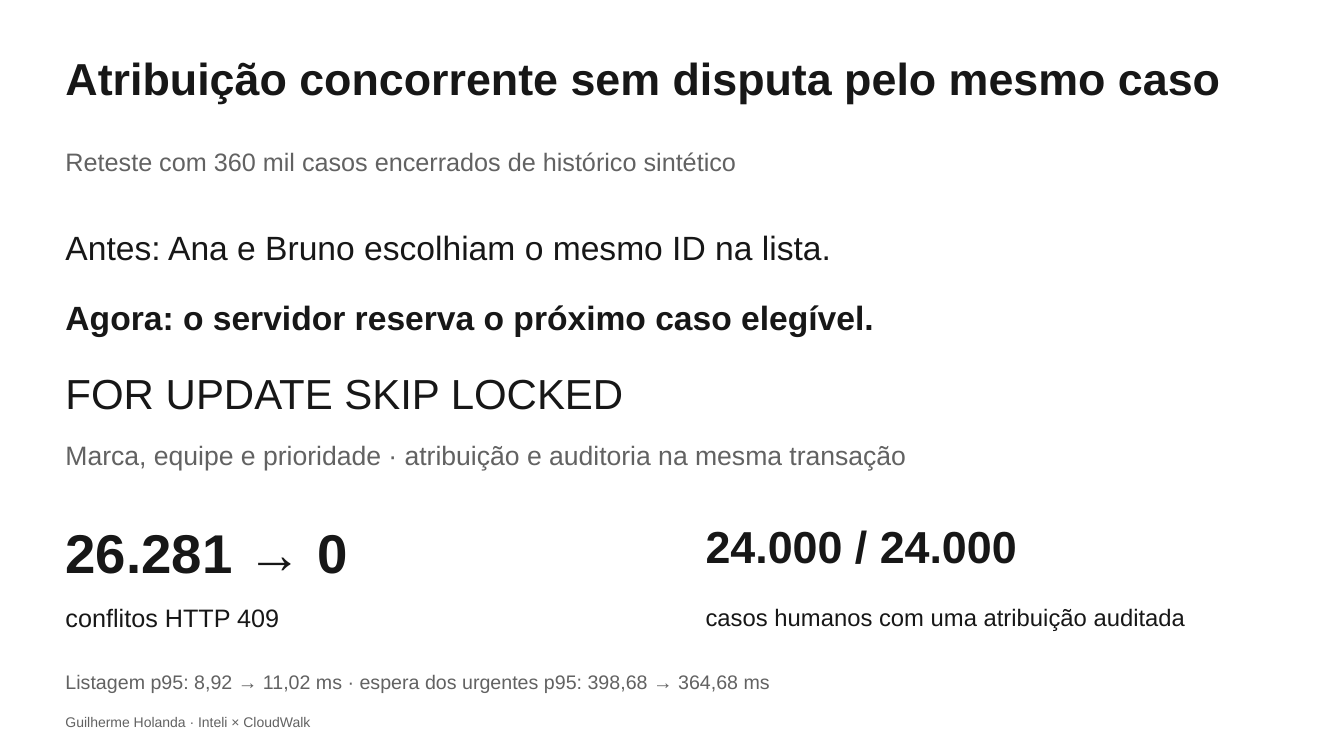
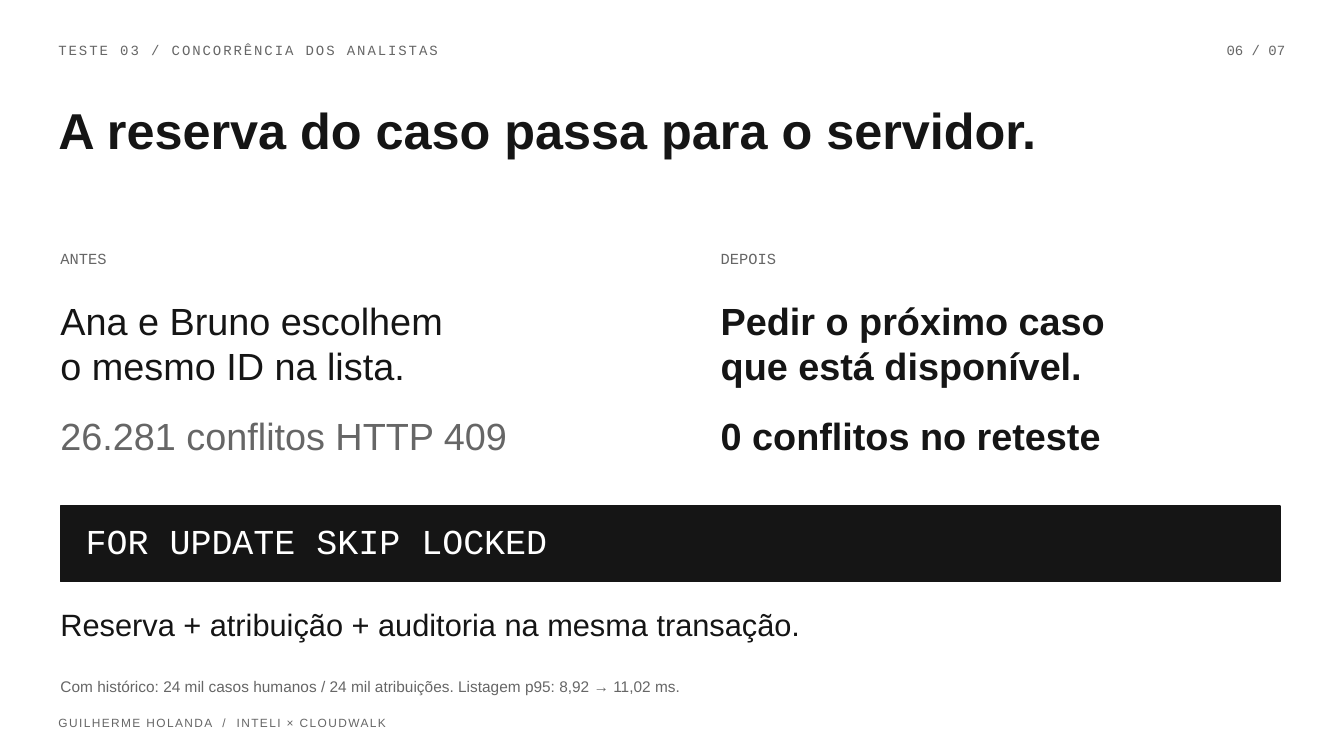
Before and after one commit to Gui0206/case-cloudwalk, a slide deck: slide 6 of Central-HelpDesk-Banca.pptx. Drawn at 1344x756 pixels with LibreOffice and Linux fonts; fonts in the diff are those of the drawing. Boxes give left, top, right and bottom in pixels: in the first picture for what was removed or moved away, otherwise in the second. Text is boxed around its words. In the diff, an @@ line names an element or a change of style, - is before the commit and + after.

Commit message:
Redesenha apresentação como pitch técnico com identidade CloudWalk

```diff
--- a/Central-HelpDesk-Banca.pptx
+++ b/Central-HelpDesk-Banca.pptx
@@ text added at box(58, 44, 438, 55), 10 pt, text #666666 @@
+TESTE 03 / CONCORRÊNCIA DOS ANALISTAS
@@ text added at box(1227, 45, 1285, 55), 10 pt, text #666666 @@
+06 / 07
@@ text removed at box(65, 62, 1220, 104) @@
-Atribuição concorrente sem disputa pelo mesmo caso
@@ text added at box(58, 112, 1036, 159), 36 pt, text #151515, bold @@
+A reserva do caso passa para o servidor.
@@ text removed at box(65, 152, 736, 171) @@
-Reteste com 360 mil casos encerrados de histórico sintético
@@ text added at box(60, 254, 106, 264), 11 pt, text #666666 @@
+ANTES
@@ text added at box(721, 253, 777, 264), 11 pt, text #666666 @@
+DEPOIS
@@ text at box(60, 307, 443, 381): text changed; size 24 to 27 pt; text colour #171717 to #151515 @@
-Antes: Ana e Bruno escolhiam o mesmo ID na lista.
+Ana e Bruno escolhem
+o mesmo ID na lista.
@@ text removed at box(65, 305, 873, 337) @@
-Agora: o servidor reserva o próximo caso elegível.
@@ text added at box(721, 307, 1105, 387), 27 pt, text #151515, bold @@
+Pedir o próximo caso
+que está disponível.
@@ text at box(60, 422, 507, 451): text changed; size 18 to 27 pt; text colour #171717 to #666666 @@
-conflitos HTTP 409
+26.281 conflitos HTTP 409
@@ text added at box(721, 422, 1101, 451), 27 pt, text #151515, bold @@
+0 conflitos no reteste
@@ rectangle added at box(60, 506, 1280, 582), fill #151515, outline #151515 1 pt @@
@@ text removed at box(65, 535, 347, 574) @@
-26.281 → 0
@@ text "FOR UPDATE SKIP LOCKED": place and size @@
-text "FOR UPDATE SKIP LOCKED" at box(65, 379, 624, 410)
+text "FOR UPDATE SKIP LOCKED" at box(86, 530, 547, 555)
@@ text "FOR UPDATE SKIP LOCKED" at box(86, 530, 547, 555): size 30 to 25 pt, font Arial to Courier New, text colour #171717 to #FFFFFF; vertical alignment top to middle @@
@@ text removed at box(706, 531, 1017, 564) @@
-24.000 / 24.000
@@ vertical alignment top to middle in 5 elements at box(58, 714, 966, 732), box(60, 680, 680, 695), box(60, 307, 443, 381), box(60, 422, 507, 451), box(60, 613, 800, 642) @@
@@ text at box(60, 613, 800, 642): text changed; size 19 to 22 pt; text colour #626262 to #151515 @@
-Marca, equipe e prioridade · atribuição e auditoria na mesma transação
+Reserva + atribuição + auditoria na mesma transação.
@@ text removed at box(706, 608, 1185, 631) @@
-casos humanos com uma atribuição auditada
@@ text at box(60, 680, 680, 695): text changed; size 14 to 11 pt; text colour #626262 to #666666 @@
-Listagem p95: 8,92 → 11,02 ms · espera dos urgentes p95: 398,68 → 364,68 ms
+Com histórico: 24 mil casos humanos / 24 mil atribuições. Listagem p95: 8,92 → 11,02 ms.
@@ text at box(65, 717, 310, 727): text changed; size 10 to 8.5 pt; text colour #626262 to #666666 @@
-Guilherme Holanda · Inteli × CloudWalk
+GUILHERME HOLANDA / INTELI × CLOUDWALK
```
Also in this commit, not shown: 7 other slides changed, 3 slides added, 3 slides removed.
